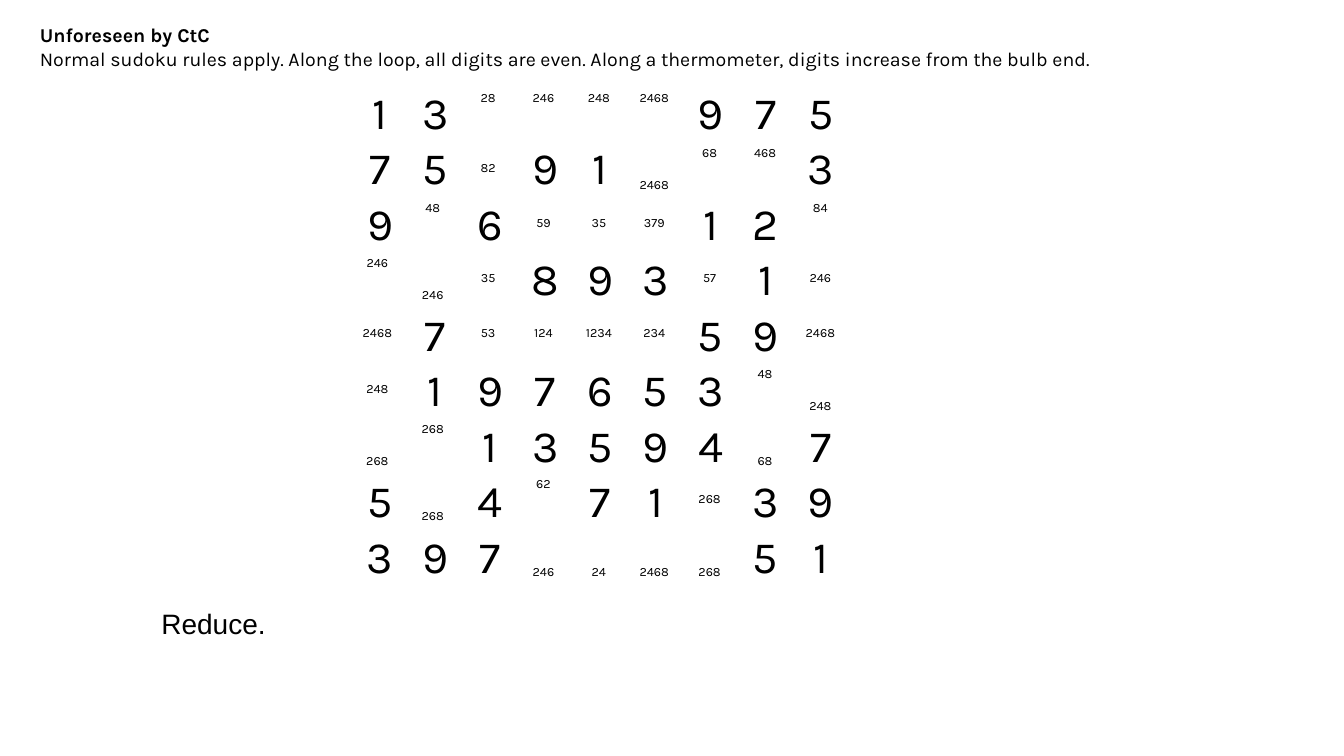
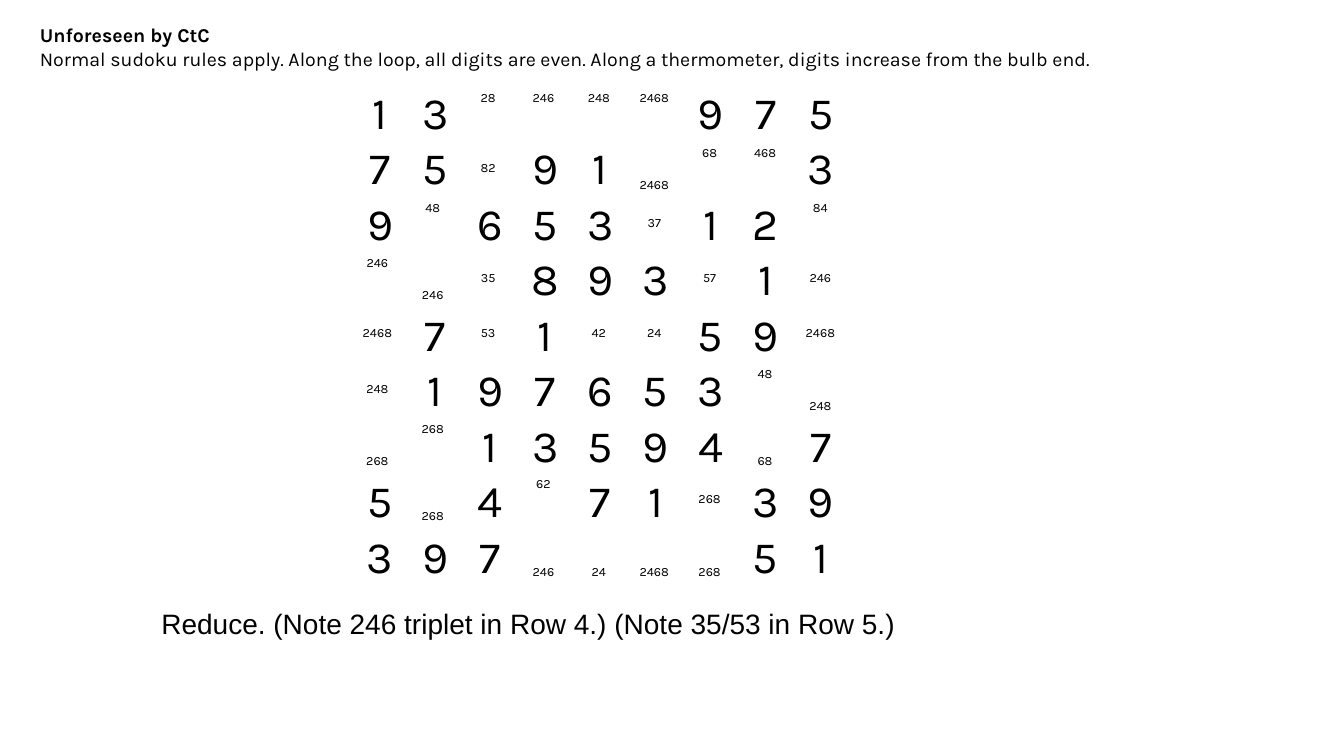
Before and after one commit to jhardis/WSJ_Number_Puzzles, a slide deck: slide 14 of 20261010_2.pptx. Drawn at 1344x756 pixels with LibreOffice and Linux fonts; fonts in the diff are those of the drawing; background and template pictures are left out. Boxes give left, top, right and bottom in pixels: in the first picture for what was removed or moved away, otherwise in the second. Text is boxed around its words. In the diff, an @@ line names an element or a change of style, - is before the commit and + after.

```diff
--- a/20261010_2.pptx
+++ b/20261010_2.pptx
@@ text added at (533,212,558,241), 32 pt, text #000000 @@
+5
@@ text removed at (536,219,550,227) @@
-59
@@ text added at (587,211,613,241), 32 pt, text #000000 @@
+3
@@ text removed at (592,219,607,227) @@
-35
@@ text at (648,219,661,227): text changed @@
-379
+37
@@ text removed at (534,329,552,337) @@
-124
@@ text added at (538,322,553,351), 32 pt, text #000000 @@
+1
@@ text at (592,329,606,337): text changed @@
-1234
+42
@@ text at (647,329,661,337): text changed @@
-234
+24
@@ text at (161,613,895,639): text changed @@
-Reduce.
+Reduce. (Note 246 triplet in Row 4.) (Note 35/53 in Row 5.)
```
Also in this commit, not shown: 11 other slides changed.
